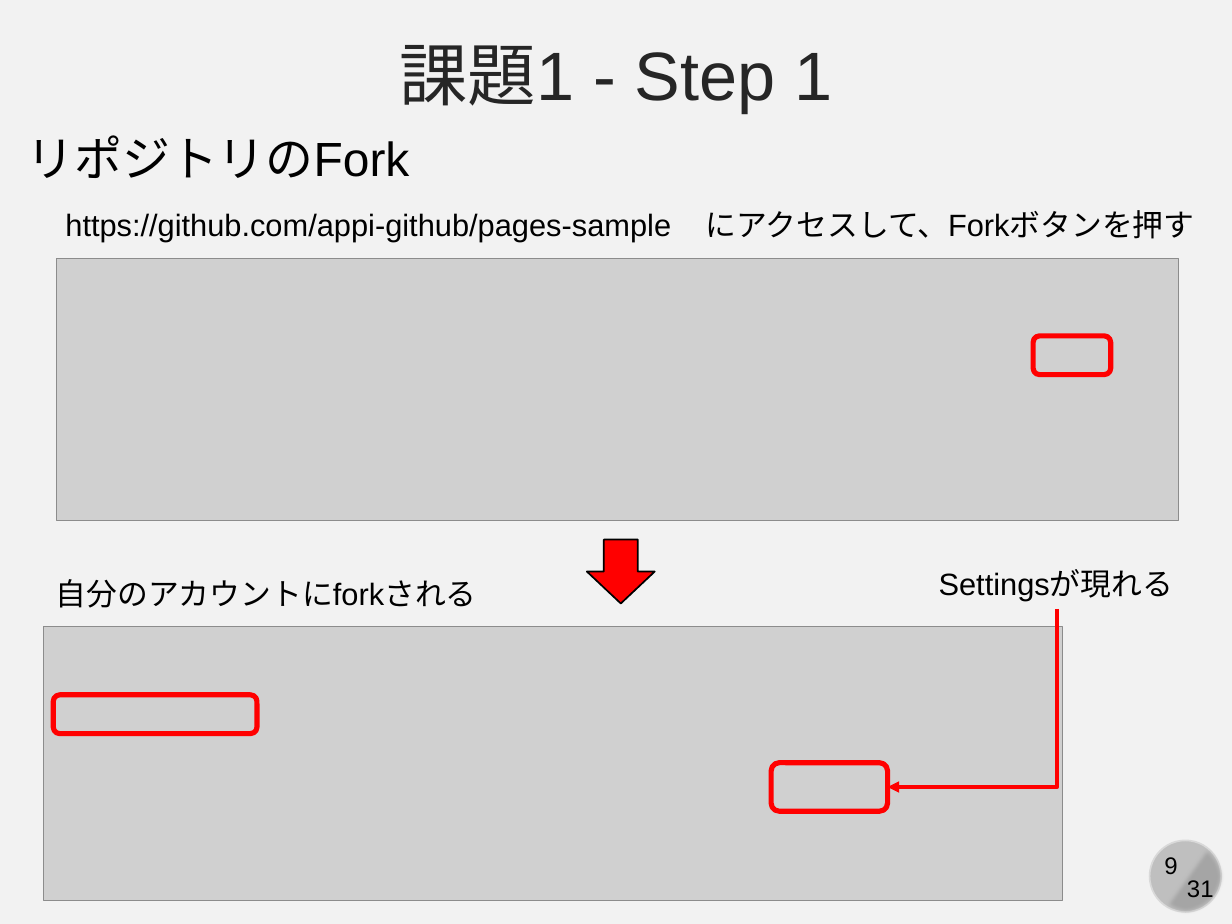
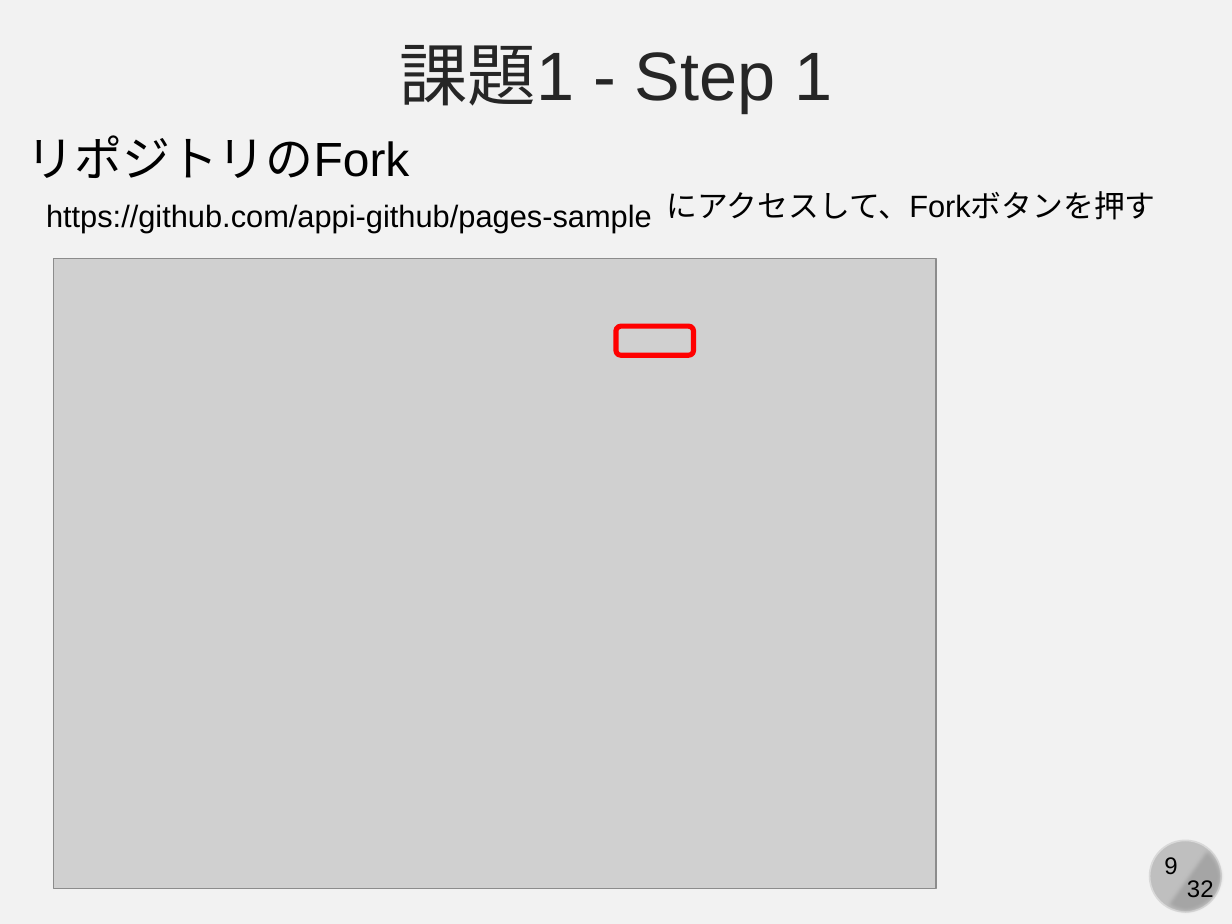
Before and after one commit to kaityo256/github, a slide deck: slide 9 of practice_github_advanced/fig/slide.pptx. Drawn at 1232x924 pixels with LibreOffice and Linux fonts; fonts in the diff are those of the drawing; grey boxes stand for pictures. Boxes give left, top, right and bottom in pixels: in the first picture for what was removed or moved away, otherwise in the second. Text is boxed around its words. In the diff, an @@ line names an element or a change of style, - is before the commit and + after.

```diff
--- a/practice_github_advanced/fig/slide.pptx
+++ b/practice_github_advanced/fig/slide.pptx
@@ text "https://github.com/appi-github/pages-sample" moved from (x1=65, y1=213, x2=671, y2=242) to (x1=46, y1=204, x2=652, y2=232) @@
@@ text "にアクセスして、Forkボタンを押す" moved from (x1=706, y1=210, x2=1195, y2=239) to (x1=667, y1=191, x2=1156, y2=220) @@
@@ picture added at (x1=53, y1=259, x2=936, y2=890) @@
@@ picture removed at (x1=57, y1=259, x2=1179, y2=521) @@
@@ rounded rectangle resized from (x1=1034, y1=336, x2=1111, y2=375) to (x1=616, y1=326, x2=694, y2=356) @@
@@ down arrow removed at (x1=586, y1=540, x2=654, y2=604) @@
@@ text removed at (x1=56, y1=579, x2=477, y2=608) @@
-自分のアカウントにforkされる
@@ text removed at (x1=939, y1=571, x2=1173, y2=601) @@
-Settingsが現れる
@@ picture removed at (x1=43, y1=627, x2=1062, y2=901) @@
@@ elbow arrow removed from (1057, 609) to (887, 787) @@
@@ rounded rectangle removed at (x1=53, y1=695, x2=256, y2=733) @@
@@ rounded rectangle removed at (x1=771, y1=763, x2=887, y2=811) @@
@@ text at (x1=1187, y1=880, x2=1214, y2=903): text changed @@
-31
+32
```
Also in this commit, not shown: 29 other slides changed, 2 slides added, 1 slide removed, 2 other files.
